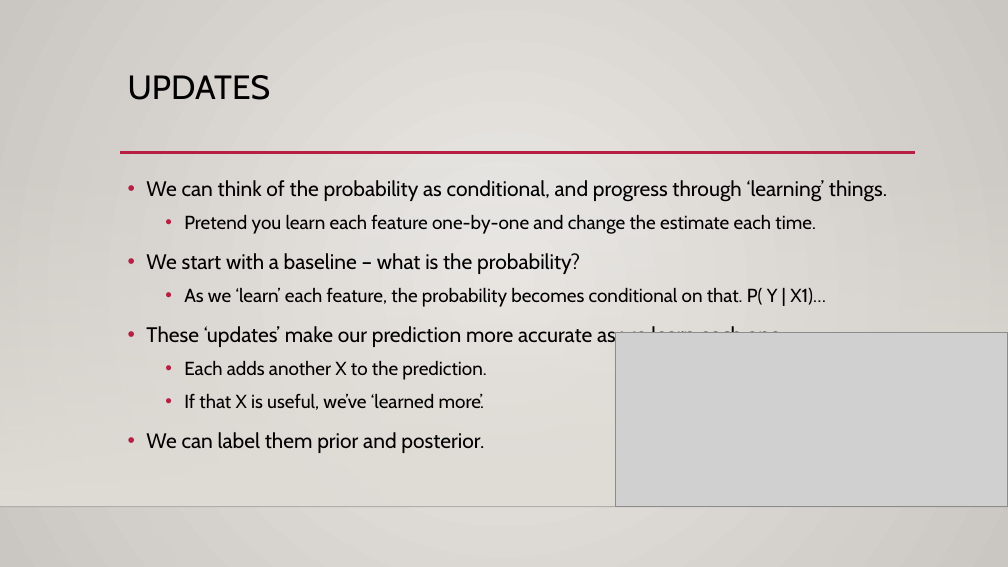
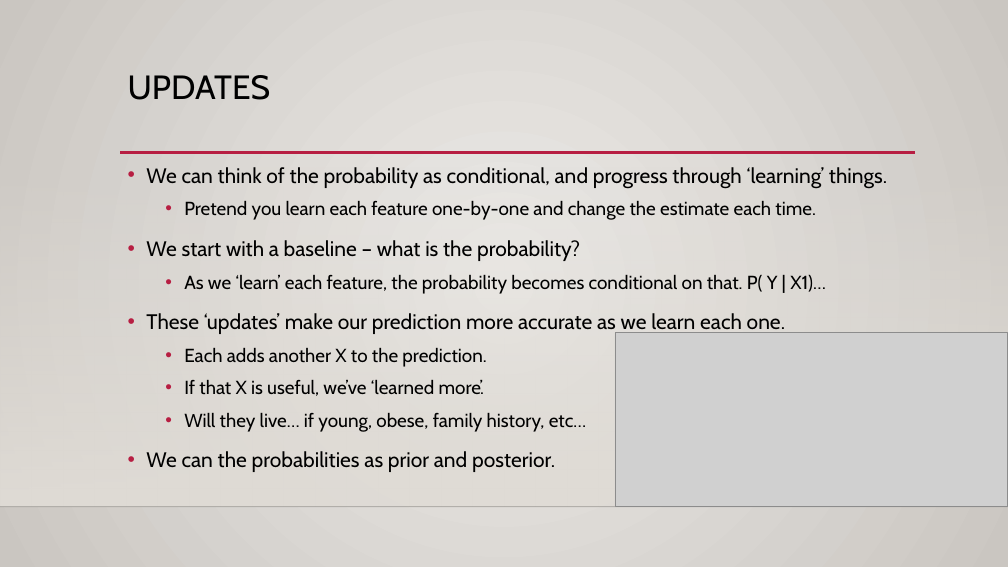
Before and after one commit to AkeemSemperDataScience/Basic_Stats_in_Python_Student_Repository, a slide deck: slide 18 of reference_material/slides/025_Bayes.pptx (slide 11 before the commit). Drawn at 1008x567 pixels with LibreOffice and Linux fonts; fonts in the diff are those of the drawing; grey boxes stand for pictures; background and template pictures are left out. Boxes give left, top, right and bottom in pixels: in the first picture for what was removed or moved away, otherwise in the second. Text is boxed around its words. In the diff, an @@ line names an element or a change of style, - is before the commit and + after.

```diff
--- a/reference_material/slides/025_Bayes.pptx
+++ b/reference_material/slides/025_Bayes.pptx
@@ text "We can think of the ...": place and size @@
-text "We can think of the ..." at [146,180,887,453]
+text "We can think of the ..." at [146,167,887,472]
@@ text at [146,413,586,472]: text changed; size 20 to 18 pt @@
-• We can label them prior and posterior.
+  • Will they live… if young, obese, family history, etc…
+• We can the probabilities as prior and posterior.
```
Also in this commit, not shown: 10 other slides changed, 22 slides added, 3 other files.
